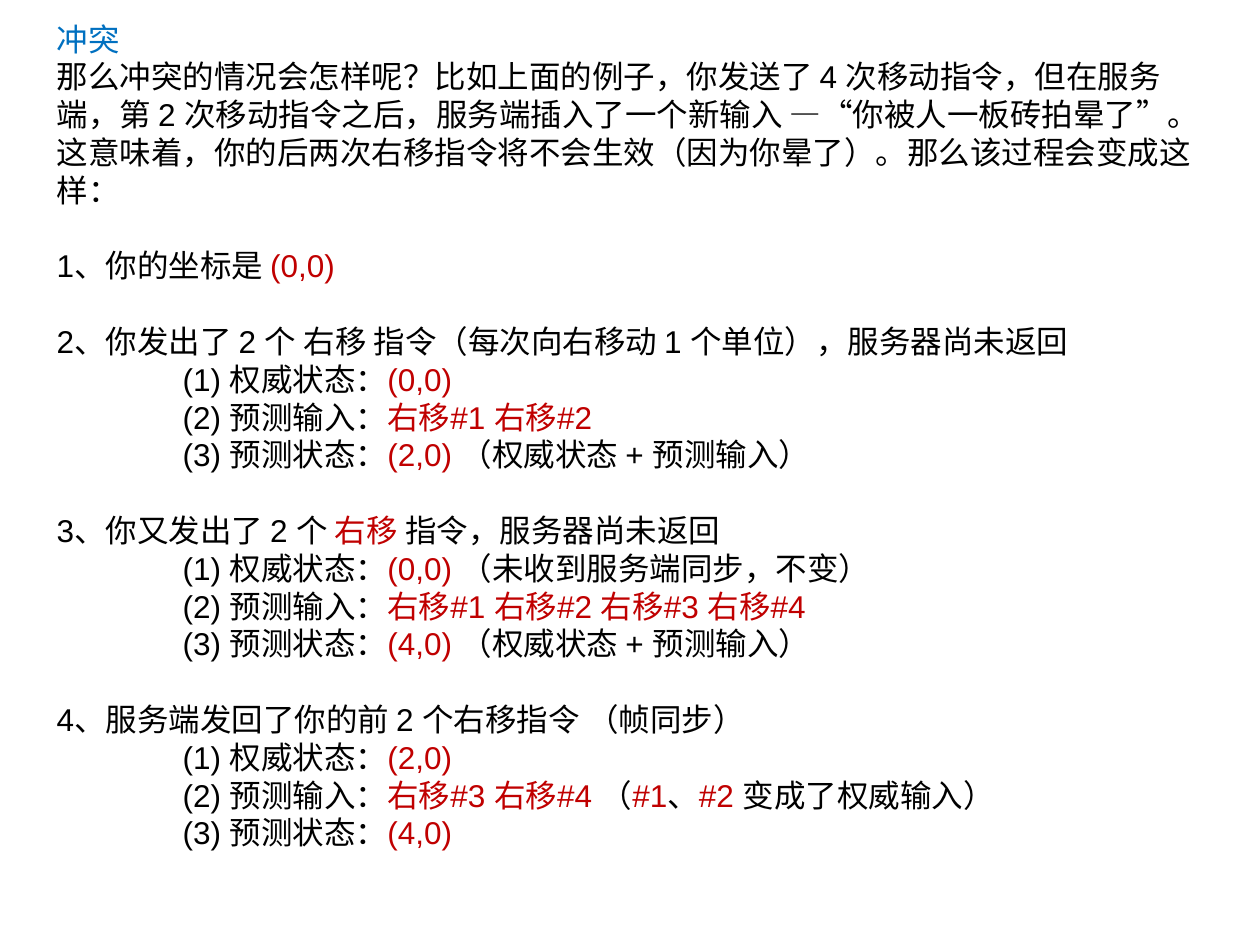
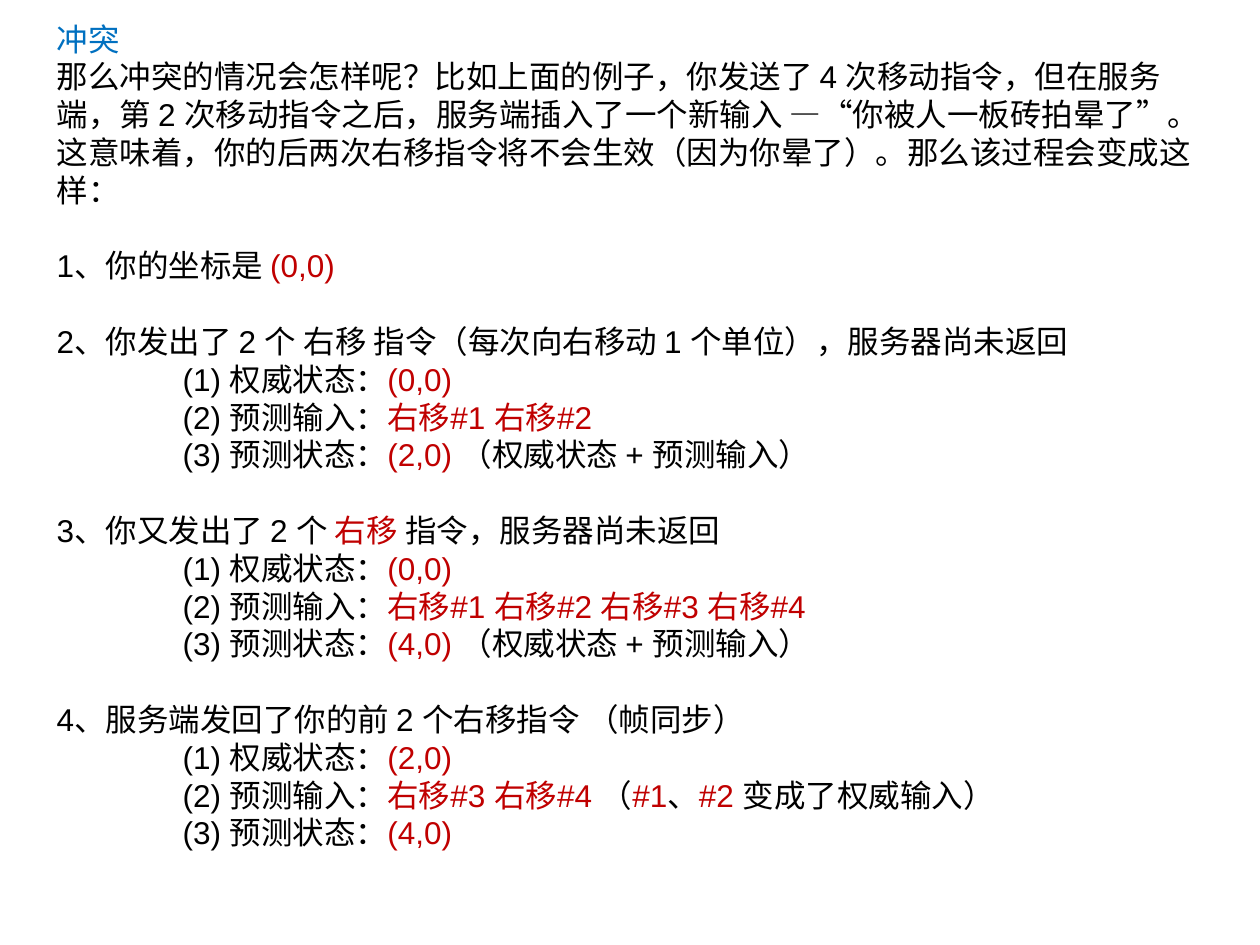
Before and after one commit to cyk88888888/LockStep-StateSynchronization, a slide deck: slide 12 of 浅析帧同步和状态同步.ppt. Drawn at 1260x945 pixels with LibreOffice and Linux fonts; fonts in the diff are those of the drawing. Boxes give left, top, right and bottom in pixels: in the first picture for what was removed or moved away, otherwise in the second. Text is boxed around its words. In the diff, an @@ line names an element or a change of style, - is before the commit and + after.

```diff
--- a/浅析帧同步和状态同步.ppt
+++ b/浅析帧同步和状态同步.ppt
@@ text at [183,553,452,587]: text changed @@
-(1) 权威状态：(0,0) （未收到服务端同步，不变）
+(1) 权威状态：(0,0)
```
Also in this commit, not shown: 4 other slides changed, 1 other file.
